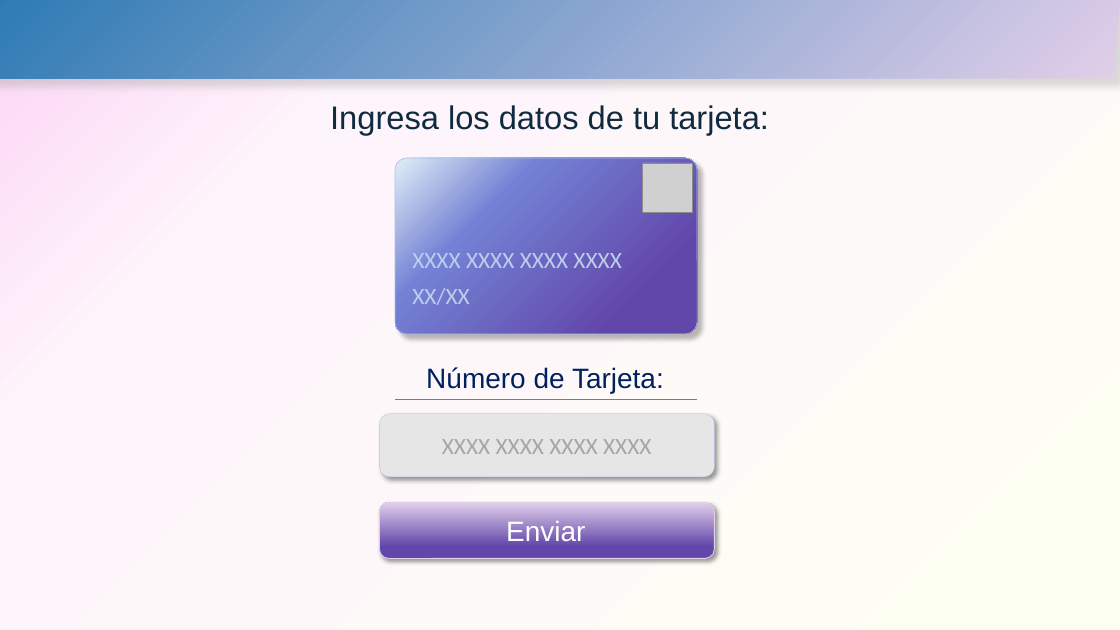
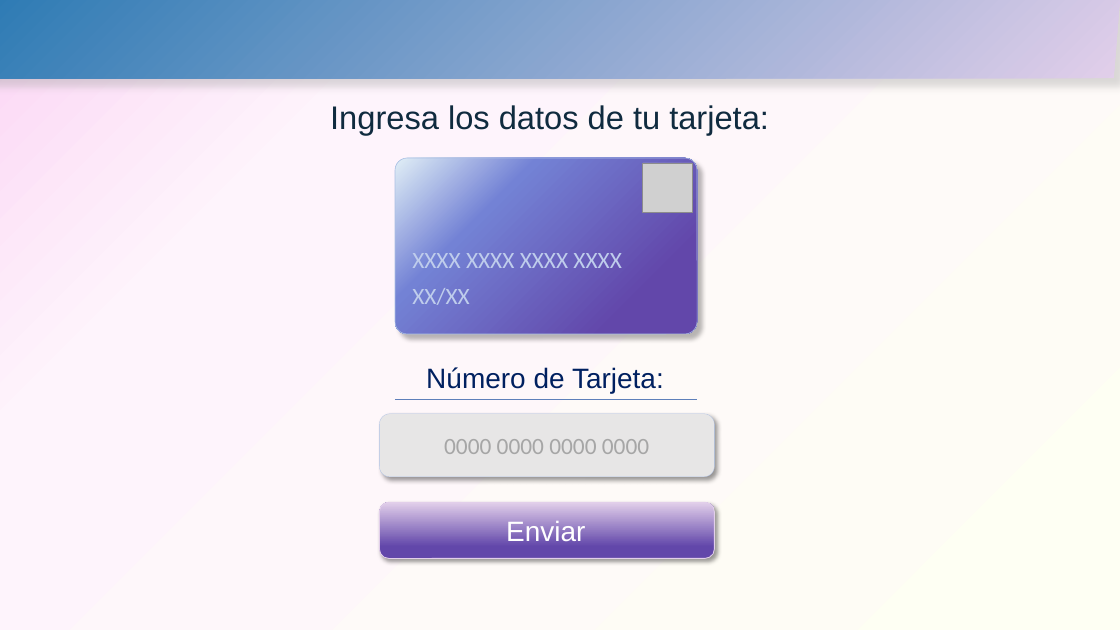
Before and after one commit to Natalia392/DEV007-card-validation, a slide deck: slide 6 of prototipo-card-validation.pptx. Drawn at 1120x630 pixels with LibreOffice and Linux fonts; fonts in the diff are those of the drawing; grey boxes stand for pictures. Boxes give left, top, right and bottom in pixels: in the first picture for what was removed or moved away, otherwise in the second. Text is boxed around its words. In the diff, an @@ line names an element or a change of style, - is before the commit and + after.

```diff
--- a/prototipo-card-validation.pptx
+++ b/prototipo-card-validation.pptx
@@ text in rounded rectangle at box(444, 439, 649, 454): text changed @@
-XXXX XXXX XXXX XXXX
+0000 0000 0000 0000
```
Also in this commit, not shown: 5 other files.
